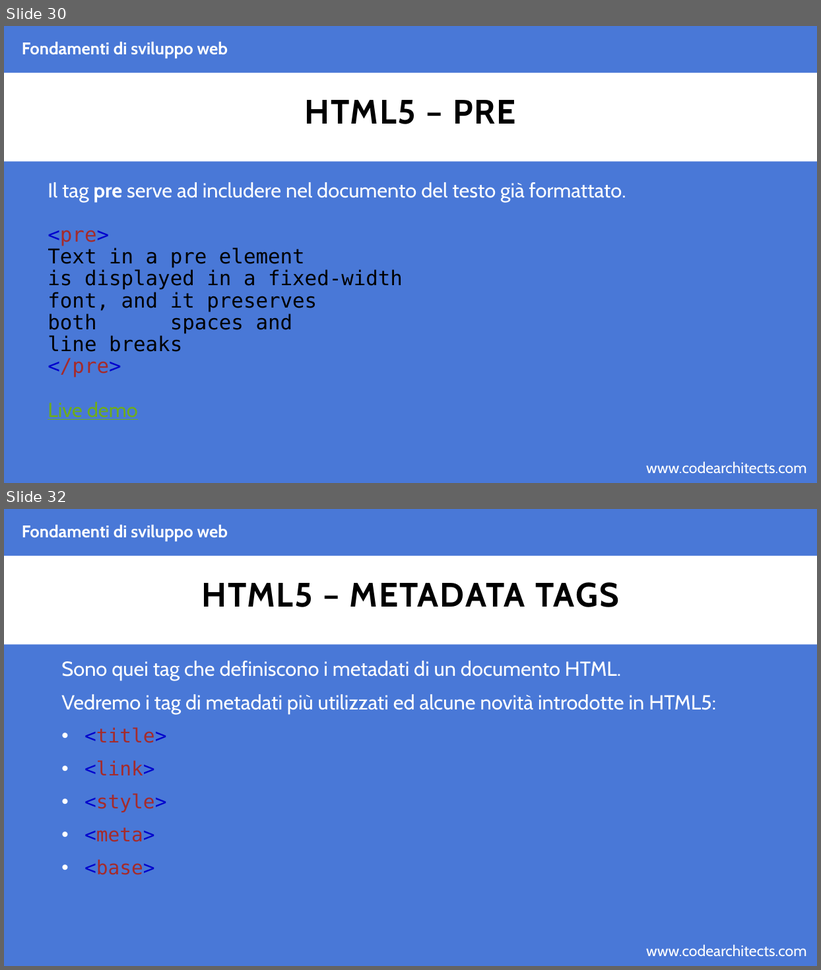
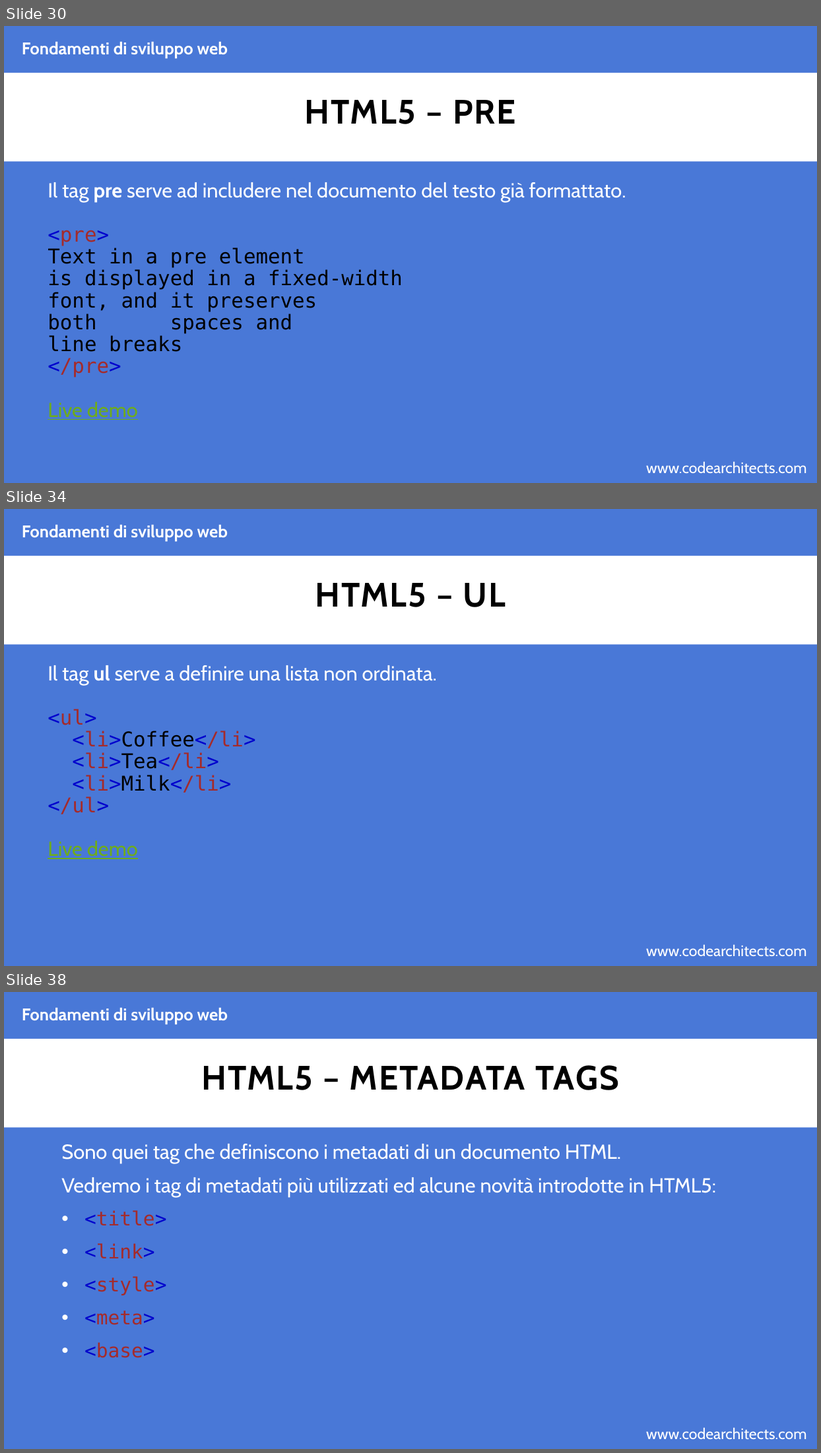
Before and after one commit to CodeArchitectsTraining/fondamenti-sviluppo-web-29052018, a slide deck: slides/html.pptx. Shown one above the other, each under a label of ours: slides 30 and 32 before the commit, slides 30, 34 and 38 after it; the slides between them are not shown. The pictures are 821x970 and 821x1453 pixels, drawn with LibreOffice and Linux fonts; fonts in the diff are those of the drawing; background and template pictures are left out. Boxes give left, top, right and bottom in pixels: in the first picture for what was removed or moved away, otherwise in the second. Text is boxed around its words. In the diff, an @@ line names an element or a change of style, - is before the commit and + after.

Commit message:
adding html slides

```diff
--- a/slides/html.pptx
+++ b/slides/html.pptx
@@ slide 34 added at box(4, 509, 817, 966), background #4978D7; not listed: 2 template elements that a slide beside it also shows @@
@@ text added at box(22, 524, 228, 541), 20 pt, text #FFFFFF, bold @@
+Fondamenti di sviluppo web
@@ title added at box(316, 583, 506, 607), 40 pt, text #000000, bold @@
+HTML5 – UL
@@ text added at box(48, 665, 437, 859), 24 pt, text #FFFFFF @@
+Il tag ul serve a definire una lista non ordinata.
+<ul>
+<li>Coffee</li>
+<li>Tea</li>
+<li>Milk</li>
+</ul>
+Live demo
@@ what was slide 32 is now slide 38 @@
```
Also in this commit, not shown: 1 slide changed, 5 other slides added, 1 other file.
